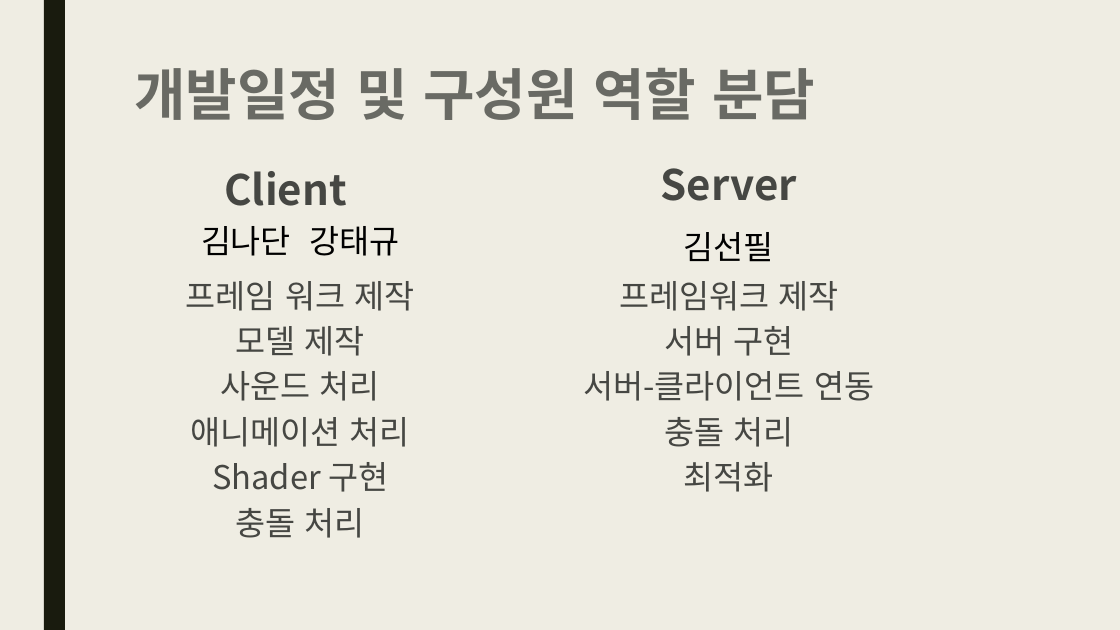
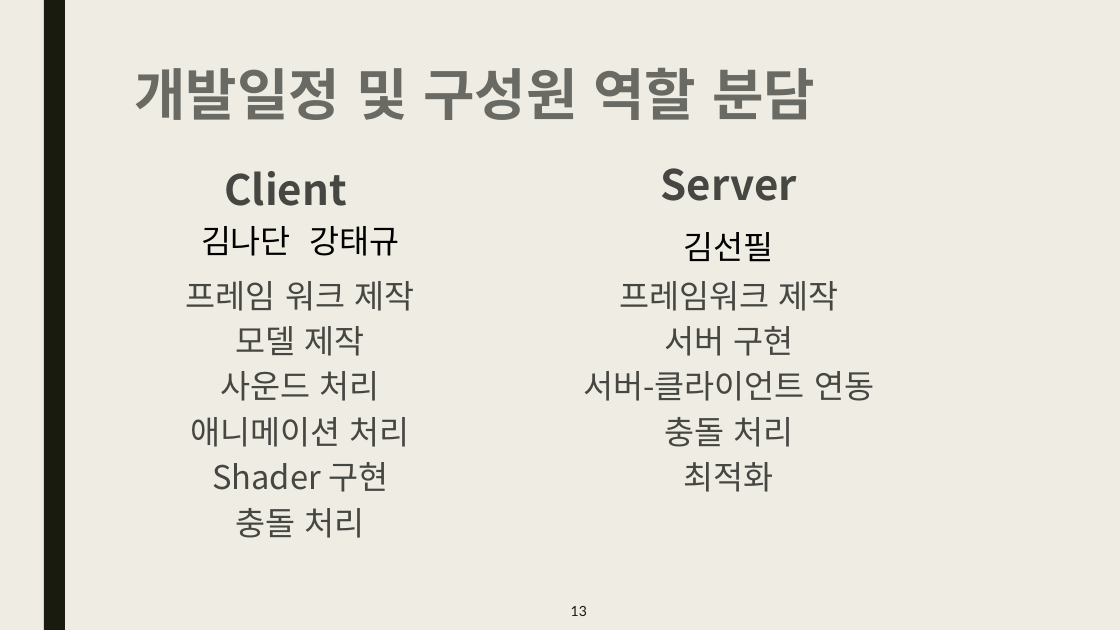
Before and after one commit to Kim2Kang/Documents, a slide deck: slide 13 of 제안서/발표용 제안서/Legend Of Doodle_김나단_김선필_강태규_1.6.0ver.pptx. Drawn at 1120x630 pixels with LibreOffice and Linux fonts; fonts in the diff are those of the drawing; background and template pictures are left out. Boxes give left, top, right and bottom in pixels: in the first picture for what was removed or moved away, otherwise in the second. Text is boxed around its words. In the diff, an @@ line names an element or a change of style, - is before the commit and + after.

```diff
--- a/제안서/발표용 제안서/Legend Of Doodle_김나단_김선필_강태규_1.6.0ver.pptx
+++ b/제안서/발표용 제안서/Legend Of Doodle_김나단_김선필_강태규_1.6.0ver.pptx
@@ page number added at box(571, 606, 587, 616), 12 pt, text #191B0E @@
+13
```
Also in this commit, not shown: 12 other slides changed, 2 other files.
